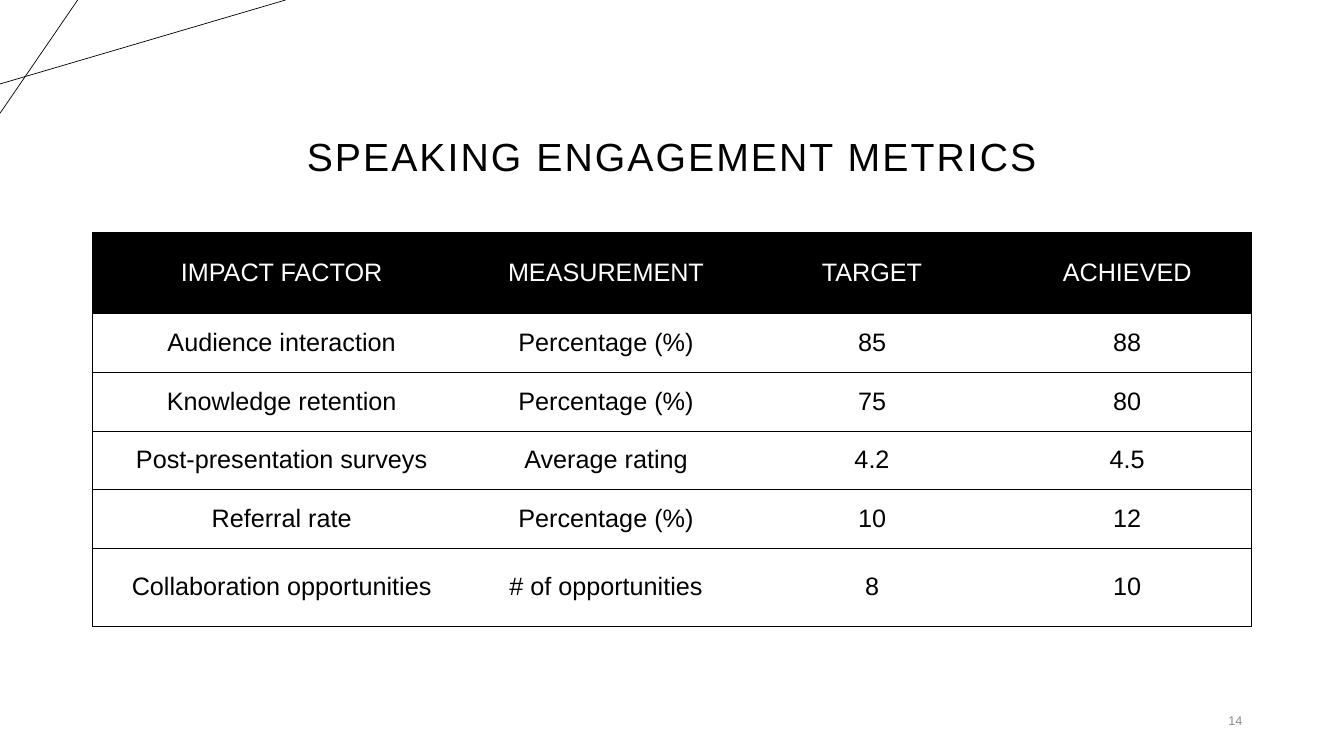
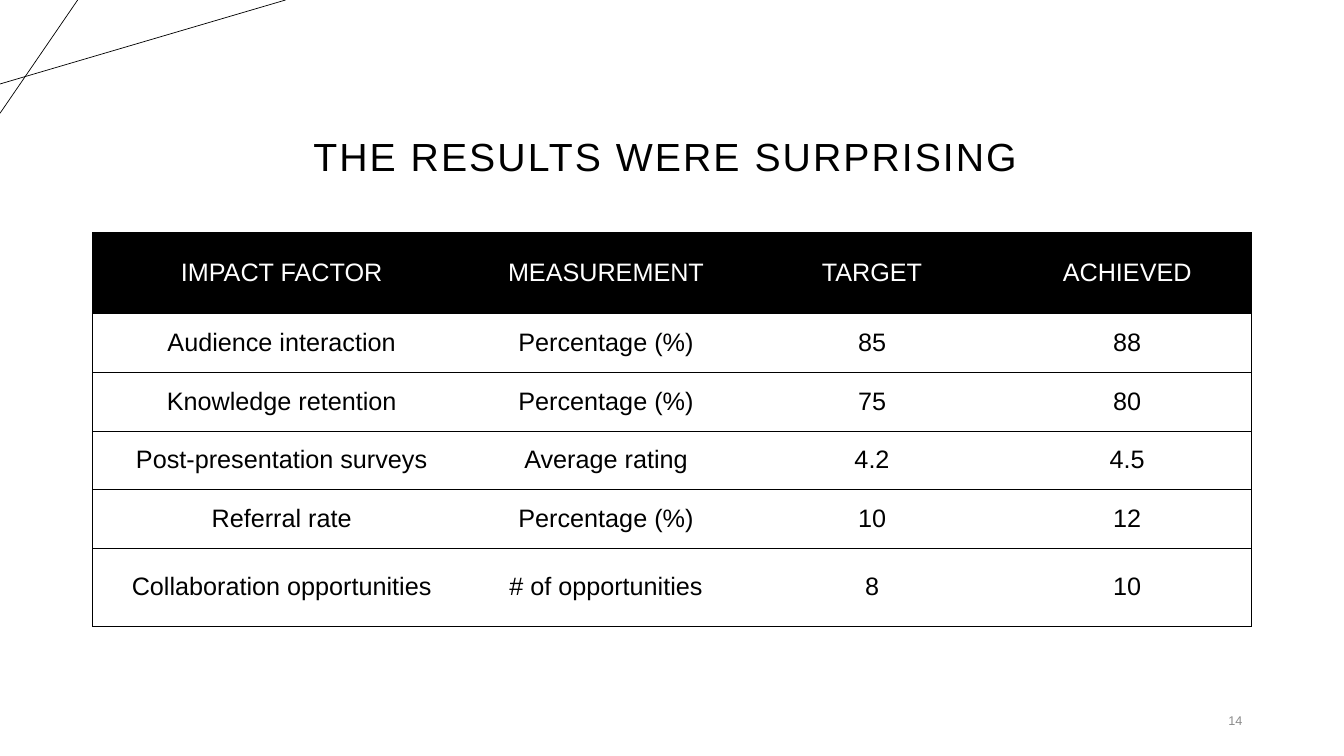
Before and after one commit to mayanaor1/Final-Project, a slide deck: slide 14 of Final project.pptx. Drawn at 1344x756 pixels with LibreOffice and Linux fonts; fonts in the diff are those of the drawing. Boxes give left, top, right and bottom in pixels: in the first picture for what was removed or moved away, otherwise in the second. Text is boxed around its words. In the diff, an @@ line names an element or a change of style, - is before the commit and + after.

```diff
--- a/Final project.pptx
+++ b/Final project.pptx
@@ title at (313, 143, 1017, 172): text changed @@
-SPEAKING ENGAGEMENT METRICS
+THE RESULTS WERE SURPRISING
```
Also in this commit, not shown: 3 slides added, 2 slides removed.
